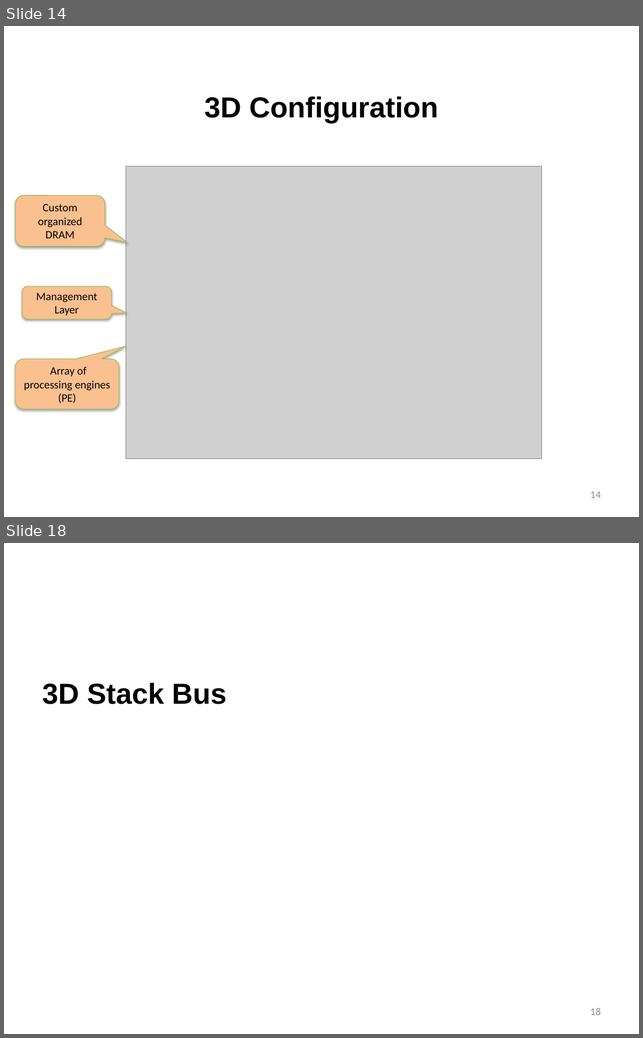
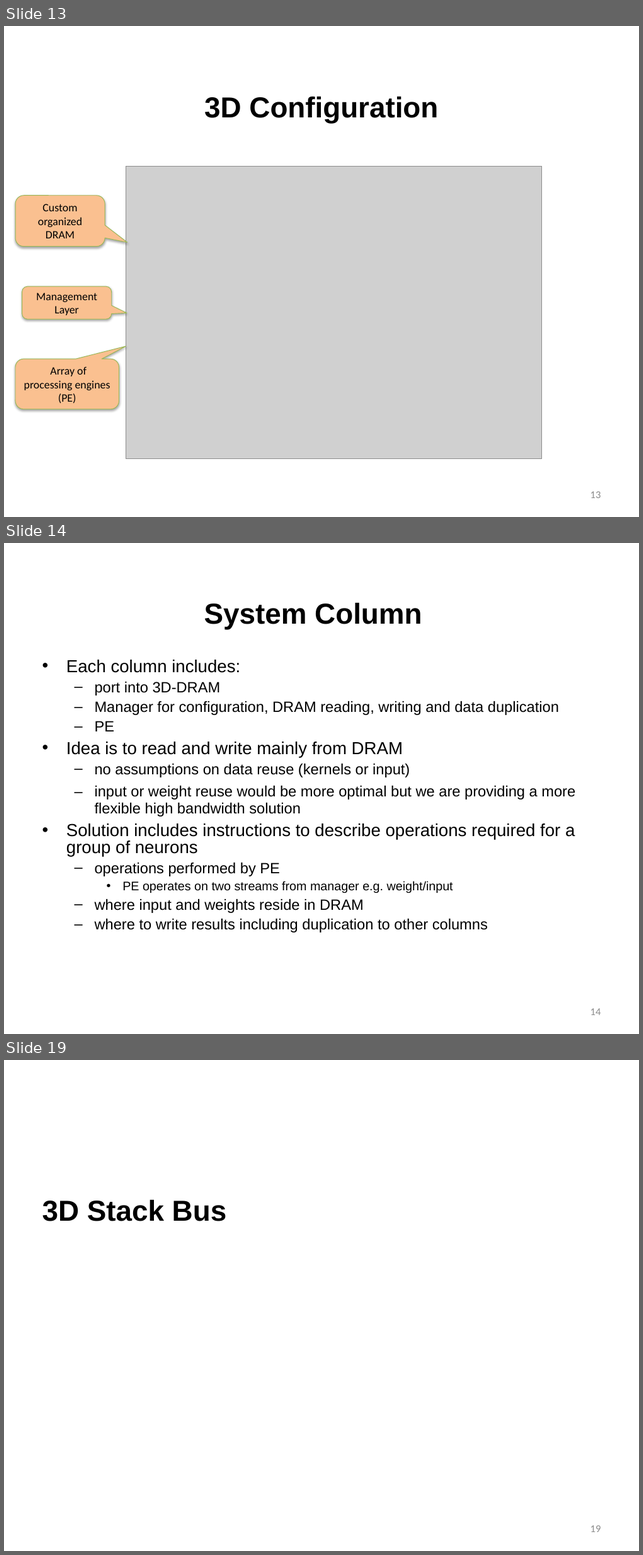
Before and after one commit to lbbaker5900/ece-cortical-MainResearch, a slide deck: 3DSystem/DOC/Status.pptx. Shown one above the other, each under a label of ours: slides 14 and 18 before the commit, slides 13, 14 and 19 after it; the slides between them are not shown. The pictures are 643x1038 and 643x1555 pixels, drawn with LibreOffice and Linux fonts; fonts in the diff are those of the drawing; grey boxes stand for pictures; background and template pictures are left out. Boxes give left, top, right and bottom in pixels: in the first picture for what was removed or moved away, otherwise in the second. Text is boxed around its words. In the diff, an @@ line names an element or a change of style, - is before the commit and + after.

```diff
--- a/3DSystem/DOC/Status.pptx
+++ b/3DSystem/DOC/Status.pptx
@@ slide 14 added at [4,543,639,1034], background #FFFFFF @@
@@ title added at [204,602,422,629], 36 pt, text #000000, bold @@
+System Column
@@ text added at [66,660,575,932], 18.6 pt, text #000000 @@
+• Each column includes:
+  – port into 3D-DRAM
+  – Manager for configuration, DRAM reading, writing and data duplication
+  – PE
+• Idea is to read and write mainly from DRAM
+  – no assumptions on data reuse (kernels or input)
+  – input or weight reuse would be more optimal but we are providing a more flexible high bandwidth solution
+• Solution includes instructions to describe operations required for a group of neurons
+  – operations performed by PE
+    • PE operates on two streams from manager e.g. weight/input
+  – where input and weights reside in DRAM
+  – where to write results including duplication to other columns
@@ page number added at [591,1008,601,1015], 13 pt, text #8C8C8C @@
+14
@@ what was slide 14 is now slide 13 @@
@@ page number at [591,491,601,498]: text changed @@
-14
+13
@@ what was slide 18 is now slide 19 @@
@@ page number at [591,1525,601,1532]: text changed @@
-18
+19
```
Also in this commit, not shown: 7 slides changed, 1 other slide added, 5 slides removed, 5 other files.
